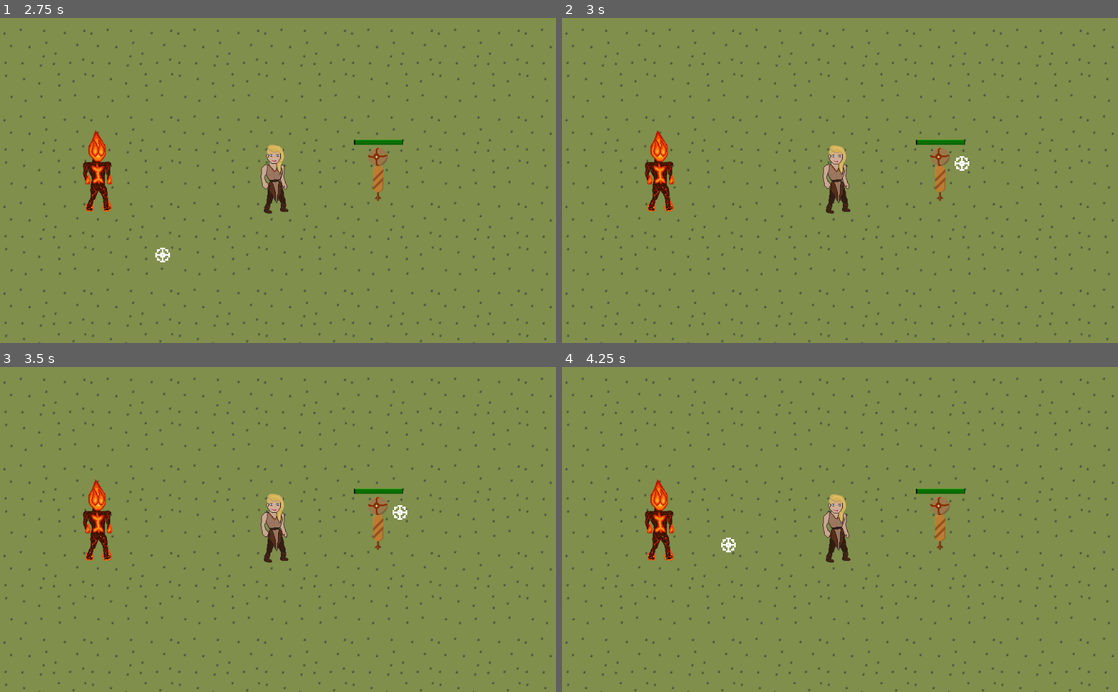
Above: before the commit, frames 1-4 (two rows, left to right).
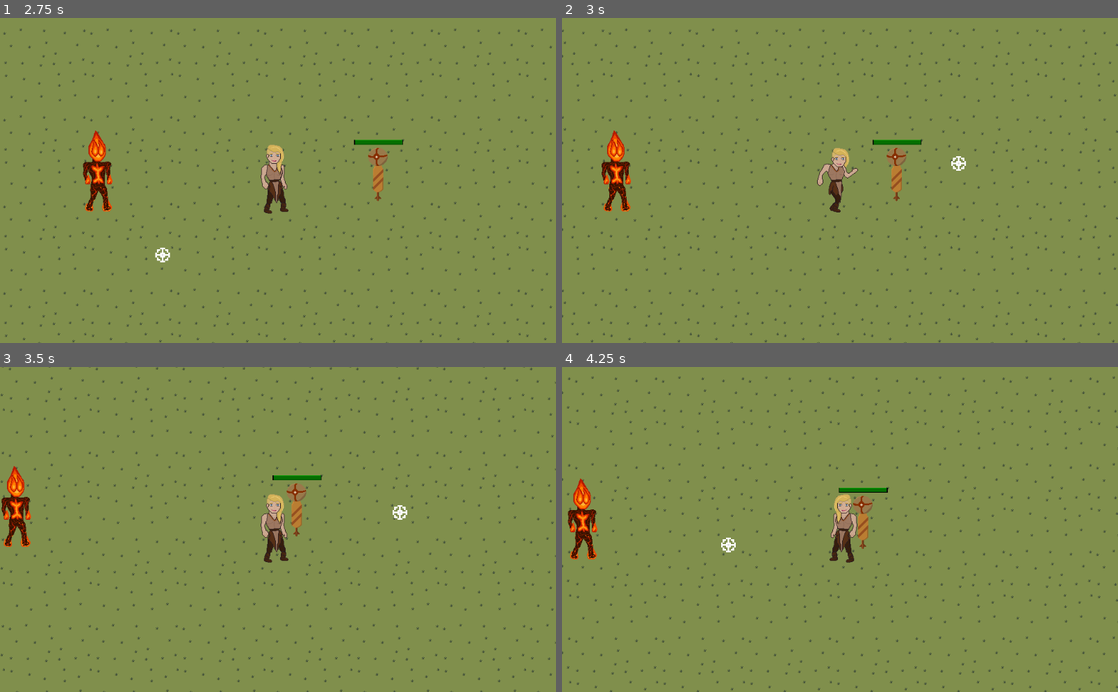
Above: after the commit, the same moments.

Repository: Guillman07/Videojoc-lg
Game: Godot game, scene res://Global/Global.tscn
Same seed, same stepped clock (60 frames per second), same inputs: the game is played once before the commit and once after it.
Inputs (mouse positions are in pixels of both pictures, inside the frame that each line leads up to):
- Up to frame 1 (2.75 s): click (300, 177) at 0.5 s; click (300, 177) at 1.25 s; click "1024x600" at 2 s
- Up to frame 2 (3 s): tap Enter at 2.75 s; move the mouse to (962, 164) at 2.77 s; hold D (Est) from 2.78 s (still down); tap E (E) at 2.85 s
- Up to frame 3 (3.5 s): keep holding D (Est)
- Up to frame 4 (4.25 s): move the mouse to (728, 545) at 3.52 s; release D (Est) at 3.53 s; tap D (Est) at 3.6 s; tap W (Nord) at 3.8 s

Frame 1 is identical in both runs. In frame 2, 6.2% of the frame differs, in the area x 0-100%, y 3-100%; in frame 3, 5.6%; in frame 4, 6.4%, in the area x 0-100%, y 2-100%.
Error before the commit: Parse Error: The identifier "game_master" isn't declared in the current scope. (res://Escenes/Entity.gd:52)

Commit message:
Revert "0.1.20"
This reverts commit ffb4bf62f1c994c47191efa7b78ac4d13911f36b.

Diff:
--- a/Videojoc LG/Escenes/Entity.gd
+++ /dev/null
@@ -1,68 +0,0 @@
-extends KinematicBody2D
-class_name Entity
-
-var velocity : Vector2 = Vector2()
-var direction : Vector2 = Vector2()
-
-var max_health : int = 100
-var current_health : int = 100
-var health_regen : int = 1
-var armor : int = 0
-
-var max_poder : int = 100
-var current_poder : int = 100
-var poder_regen : int = 1
-
-var max_speed : float = 200
-var current_speed : float = 0
-var acceleration : float = 4
-
-var agility : int = 1
-
-var global_cooldown = 30
-var is_busy : bool = false
-var last_ability : int = 0
-
-func regen_health():
-	if (current_health < max_health):
-		if ((health_regen + current_health) > max_health):
-			current_health = max_health
-		else: current_health += health_regen
-
-func regen_poder():
-	if (current_poder < max_poder):
-		if ((poder_regen + current_poder) > max_poder):
-			current_poder = max_poder
-		else: current_poder += poder_regen
-
-func modify_poder(amount):
-	var new_poder = current_poder + amount
-	if (new_poder < 0): current_poder = 0
-	if (new_poder > max_poder): current_poder = max_poder
-	else: current_poder += amount
-
-func apply_damage(amount):
-	if (armor > 0): amount = amount * ((100 - armor)* .01)
-	if (current_health > amount): current_health -= amount
-	else: print("death")
-
-
-func _physics_process(delta):
-	last_ability += 1
-	if ((game_master.count % 60) == 0):#every 1 sec
-		regen_health()
-		regen_poder()
-
-func load_ability(name):
-	var scene = load("res://Escenes/abilities/" + name + "/" + name + ".tscn")
-	var sceneNode = scene.instance()
-	add_child(sceneNode)
-	return sceneNode
-
-func _ready():
-	pass # Replace with function body.
-
-
-# Called every frame. 'delta' is the elapsed time since the previous frame.
-#func _process(delta):
-#	pass
--- a/Videojoc LG/Escenes/Player.gd
+++ b/Videojoc LG/Escenes/Player.gd
@@ -1,42 +1,5 @@
-extends Entity
+extends KinematicBody2D
 
-# === Abilities ===
-var move = load_ability("move")
-
-# === State ===
-
-func interact():
-	var c = _get_collisions()
-	if c:
-		if c.get_groups()[0] == "interactable": c.interact()
-
-func _read_input():
-	velocity = Vector2()
-	look_at(get_global_mouse_position())
-
-	if Input.is_action_pressed("Nord"): move.execute(self,"up")
-	if Input.is_action_pressed("Sud"): move.execute(self,"down")
-	if Input.is_action_pressed("Est"): move.execute(self,"right")
-	if Input.is_action_pressed("Oest"): move.execute(self,"up")
-
-	if last_ability > global_cooldown:
-		if Input.is_action_pressed("interact"):
-			interact()
-			last_ability = 0
-
-func _get_collisions():
-	var c = get_last_slide_collision()
-	if (c && c.get_collider()): return c.get_collider()
-	else: return null
-
-func _physics_process(delta):
-	_read_input()
-
-
-
-
-
-# == Meu codi==
 const bola_foc_Path = preload("res://Escenes/Bola_foc.tscn")
 const conjur_planta_Path = preload("res://Escenes/Conjur_planta.tscn")
 
--- a/Videojoc LG/Escenes/World.tscn
+++ b/Videojoc LG/Escenes/World.tscn
@@ -6,7 +6,6 @@
 [ext_resource path="res://Escenes/World.gd" type="Script" id=4]
 [ext_resource path="res://Escenes/software_cursor.tscn" type="PackedScene" id=5]
 [ext_resource path="res://Escenes/Subdit_foc.tscn" type="PackedScene" id=6]
-[ext_resource path="res://Escenes/Entity.gd" type="Script" id=7]
 
 [sub_resource type="NavigationPolygon" id=2]
 vertices = PoolVector2Array( 160, 160, 0, 160, 0, 0, 160, 0 )
@@ -45,7 +44,6 @@
 position = Vector2( 513, 299 )
 collision_layer = 2
 collision_mask = 5
-script = ExtResource( 7 )
 
 [node name="StaticBody2D" parent="." instance=ExtResource( 3 )]
 position = Vector2( 693, 297 )
--- a/Videojoc LG/Escenes/abilities/blink/blink.gd
+++ /dev/null
@@ -1,19 +0,0 @@
-extends Node
-
-
-#ghost is a kinematicbody 2d
-var ghost = load("res://Escenes/abilities/blink/ghost.tscn")
-
-var distance = 60
-var speed = 200
-var cooldown = 5
-
-func execute(s, direction = null):
-	if  !direction: direction = (s.get_global_mouse_position() - s.position).normalized()
-	var look_at = s.get_global_mouse_position()
-
-	var g = ghost.instance()
-	g.position.x = s.position.x + direction.x * 50
-	g.position.y = s.position.y + direction.y * 50
-	g.configure(s,direction,distance,speed)
-	get_node("/root").add_child(g)
--- a/Videojoc LG/Escenes/abilities/blink/blink.tscn
+++ /dev/null
@@ -1,6 +0,0 @@
-[gd_scene load_steps=2 format=2]
-
-[ext_resource path="res://Escenes/abilities/blink/blink.gd" type="Script" id=1]
-
-[node name="blink" type="Node"]
-script = ExtResource( 1 )
--- a/Videojoc LG/Escenes/abilities/blink/ghost.gd
+++ /dev/null
@@ -1,16 +0,0 @@
-extends KinematicBody2D
-
-var velocity = Vector2()
-
-var direction = null
-var distance = null
-var speed = null
-var parent = null
-var moved = 0
-
-func configure(s = null , my_direction = null, my_distance = null , my_speed = null):
-	parent = s
-	direction = my_direction
-	distance = my_distance
-	speed = my_speed
-	look_at(s.position + my_direction)
--- a/Videojoc LG/Escenes/abilities/blink/ghost.tscn
+++ /dev/null
@@ -1,18 +0,0 @@
-[gd_scene load_steps=4 format=2]
-
-[ext_resource path="res://Imatges/HUD/Black.png" type="Texture" id=1]
-[ext_resource path="res://Escenes/abilities/blink/ghost.gd" type="Script" id=2]
-
-[sub_resource type="RectangleShape2D" id=1]
-extents = Vector2( 59.5, 54.5 )
-
-[node name="ghost" type="KinematicBody2D"]
-script = ExtResource( 2 )
-
-[node name="CollisionShape2D" type="CollisionShape2D" parent="."]
-position = Vector2( 0.5, 0.5 )
-shape = SubResource( 1 )
-
-[node name="Sprite" type="Sprite" parent="."]
-scale = Vector2( 0.65, 0.605556 )
-texture = ExtResource( 1 )
--- a/Videojoc LG/Escenes/abilities/move/move.gd
+++ /dev/null
@@ -1,29 +0,0 @@
-extends Node2D
-
-func execute(s, dir):
-	s.velocity = Vector2()
-
-	if dir == "up":
-		s.velocity.y -= 1
-	if dir == "down":
-		s.velocity.y += 1
-	if dir == "right":
-		s.velocity.y += 1
-	if dir == "left":
-		s.velocity.y -= 1
-
-	s.velocity = s.velocity.normalized()
-	s.velocity = s.move_and_slide(s.velocity * s.max_speed)
-# Declare member variables here. Examples:
-# var a = 2
-# var b = "text"
-
-
-# Called when the node enters the scene tree for the first time.
-func _ready():
-	pass # Replace with function body.
-
-
-# Called every frame. 'delta' is the elapsed time since the previous frame.
-#func _process(delta):
-#	pass
--- a/Videojoc LG/Escenes/abilities/move/move.tscn
+++ /dev/null
@@ -1,6 +0,0 @@
-[gd_scene load_steps=2 format=2]
-
-[ext_resource path="res://Escenes/abilities/move/move.gd" type="Script" id=1]
-
-[node name="move" type="Node2D"]
-script = ExtResource( 1 )
--- a/Videojoc LG/blink.gd
+++ /dev/null
@@ -1,4 +0,0 @@
-extends Node
-
-#ghost is a kinematicbody2d
-var ghost = load("res://Escenes")
--- a/Videojoc LG/project.godot
+++ b/Videojoc LG/project.godot
@@ -9,11 +9,6 @@
 config_version=4
 
 _global_script_classes=[ {
-"base": "KinematicBody2D",
-"class": "Entity",
-"language": "GDScript",
-"path": "res://Escenes/Entity.gd"
-}, {
 "base": "Node",
 "class": "JSONBeautifier",
 "language": "GDScript",
@@ -25,7 +20,6 @@
 "path": "res://addons/PersistenceNode/persistence_node.gd"
 } ]
 _global_script_class_icons={
-"Entity": "",
 "JSONBeautifier": "",
 "Persistence": "res://addons/PersistenceNode/icon.png"
 }
Not shown: 1 places in Videojoc LG/Escenes/World.tscn that only renumber resources
